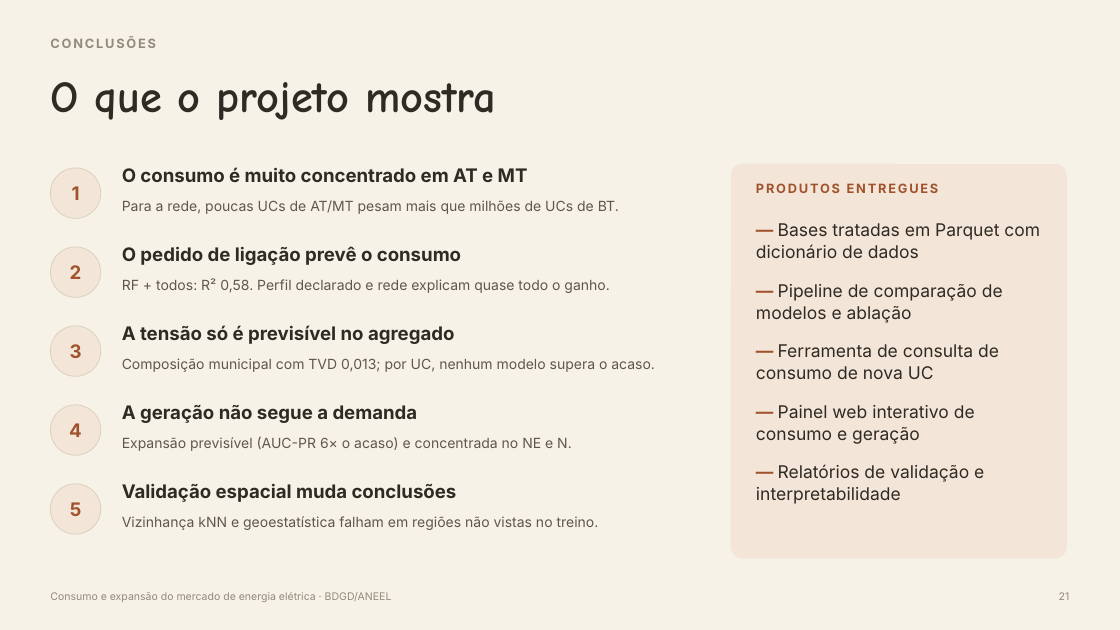
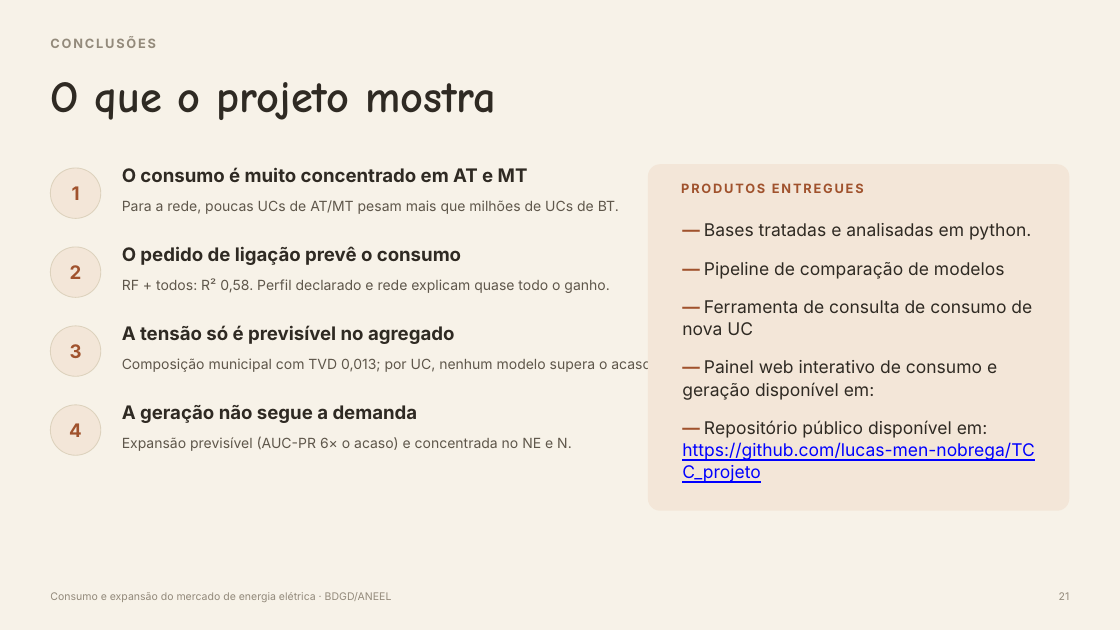
Before and after one commit to lucas-men-nobrega/TCC_projeto, a slide deck: slide 20 of apresentacao/Apresentacao_TCC_v2.pptx (slide 21 before the commit). Drawn at 1120x630 pixels with LibreOffice and Linux fonts; fonts in the diff are those of the drawing. Boxes give left, top, right and bottom in pixels: in the first picture for what was removed or moved away, otherwise in the second. Text is boxed around its words. In the diff, an @@ line names an element or a change of style, - is before the commit and + after.

```diff
--- a/apresentacao/Apresentacao_TCC_v2.pptx
+++ b/apresentacao/Apresentacao_TCC_v2.pptx
@@ rounded rectangle: place and size @@
-rounded rectangle at [731, 164, 1067, 559]
+rounded rectangle at [648, 165, 1070, 511]
@@ text "PRODUTOS ENTREGUES": place and size @@
-text "PRODUTOS ENTREGUES" at [756, 183, 939, 193]
+text "PRODUTOS ENTREGUES" at [681, 183, 864, 193]
@@ text "— Bases tratadas e analisadas ...": place and size @@
-text "— Bases tratadas e analisadas ..." at [756, 223, 1040, 504]
+text "— Bases tratadas e analisadas ..." at [682, 223, 1034, 460]
@@ text at [704, 223, 1031, 279]: text changed @@
-— Bases tratadas em Parquet com dicionário de dados
-— Pipeline de comparação de modelos e ablação
+— Bases tratadas e analisadas em python.
+— Pipeline de comparação de modelos
@@ text at [682, 360, 1034, 460]: text changed @@
-— Painel web interativo de consumo e geração
-— Relatórios de validação e interpretabilidade
+— Painel web interativo de consumo e geração disponível em:
+— Repositório público disponível em: https://github.com/lucas-men-nobrega/TCC_projeto
@@ ellipse removed at [50, 484, 101, 534] @@
-5
@@ text removed at [122, 484, 457, 502] @@
-Validação espacial muda conclusões
@@ text removed at [122, 516, 599, 530] @@
-Vizinhança kNN e geoestatística falham em regiões não vistas no treino.
```
Also in this commit, not shown: 16 other slides changed, 2 slides added, 3 slides removed, 4 other files.
